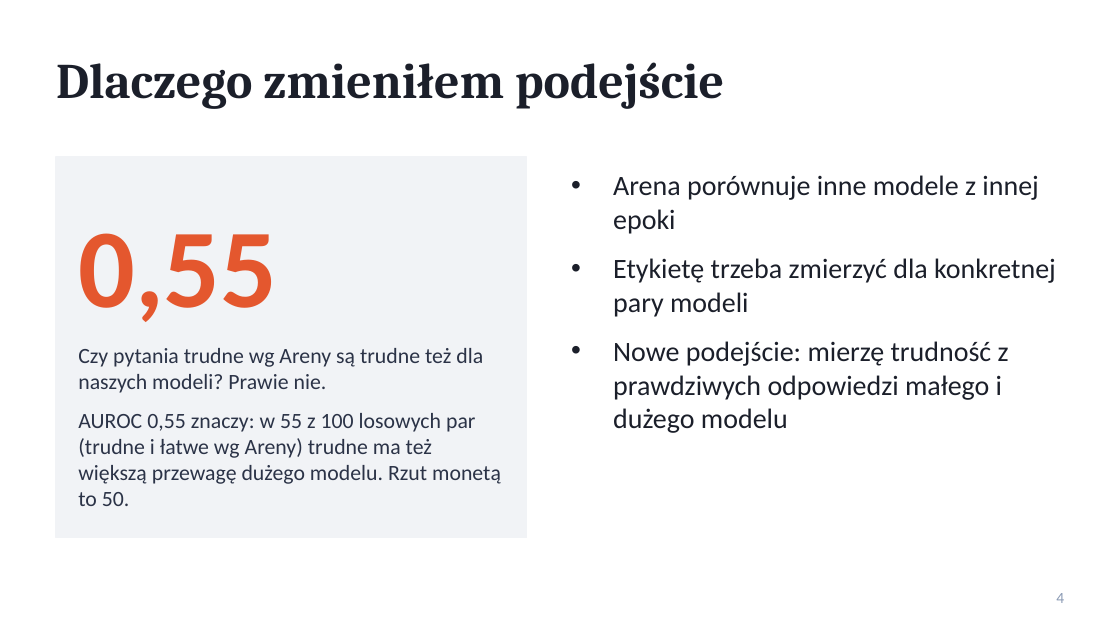
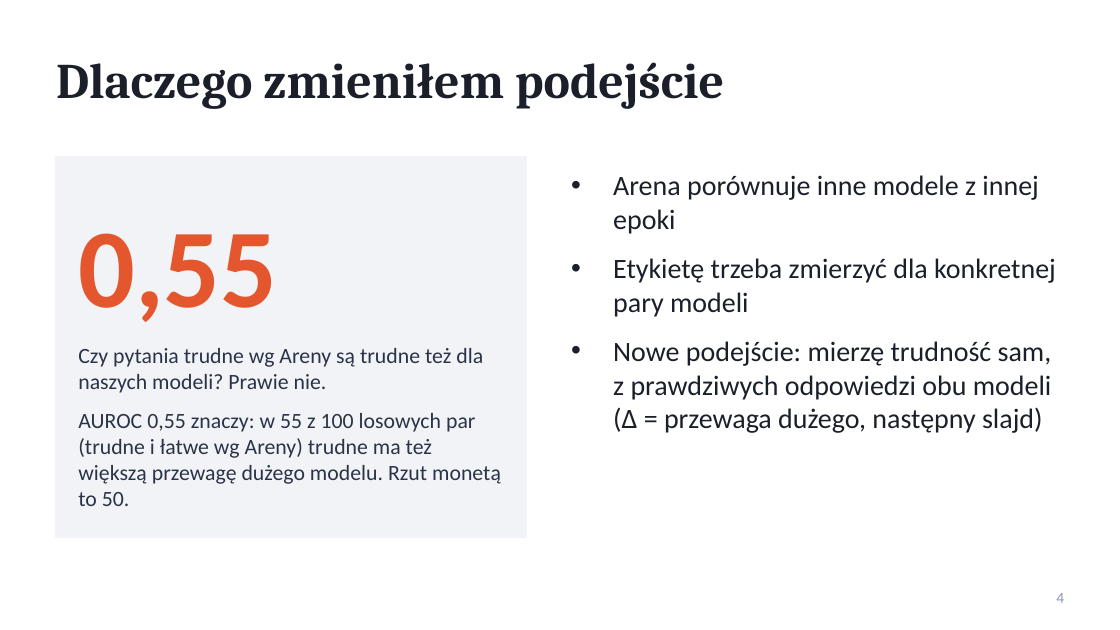
Before and after one commit to philip-melkowski/philip_melkowski_praca_inz, a slide deck: slide 4 of docs/prezentacja_postepy.pptx. Drawn at 1120x630 pixels with LibreOffice and Linux fonts; fonts in the diff are those of the drawing. Boxes give left, top, right and bottom in pixels: in the first picture for what was removed or moved away, otherwise in the second. Text is boxed around its words. In the diff, an @@ line names an element or a change of style, - is before the commit and + after.

```diff
--- a/docs/prezentacja_postepy.pptx
+++ b/docs/prezentacja_postepy.pptx
@@ text at box(613, 341, 1052, 433): text changed @@
-• Nowe podejście: mierzę trudność z prawdziwych odpowiedzi małego i dużego modelu
+• Nowe podejście: mierzę trudność sam, z prawdziwych odpowiedzi obu modeli (Δ = przewaga dużego, następny slajd)
```
Also in this commit, not shown: 1 other slide changed, 7 other files.
